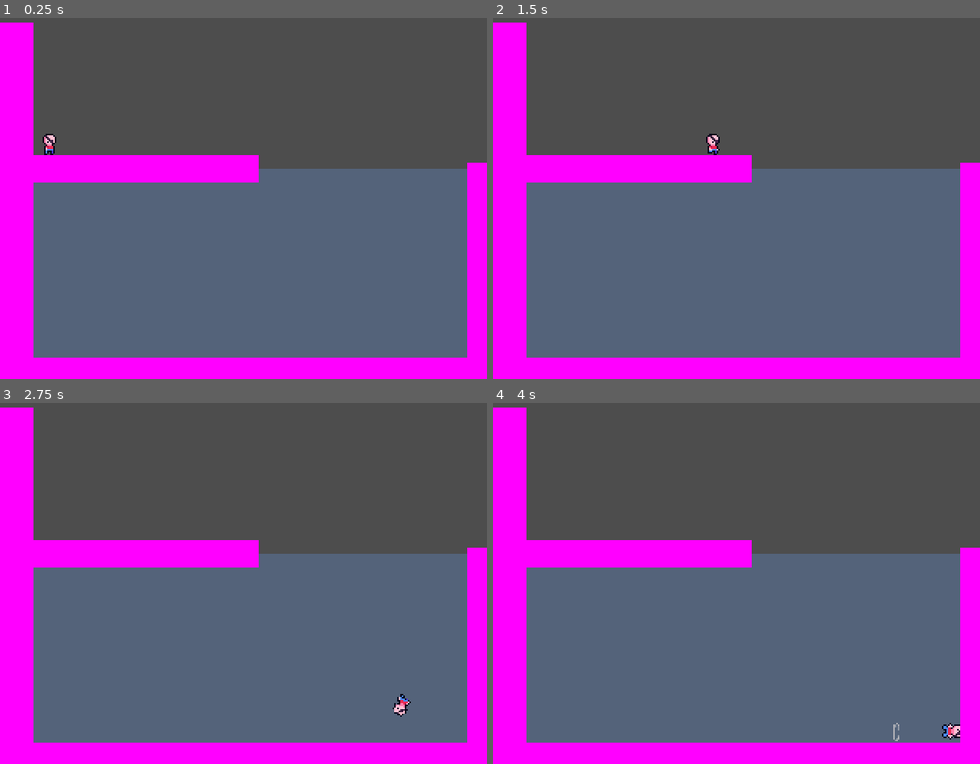
Above: before the commit, frames 1-4 (two rows, left to right).
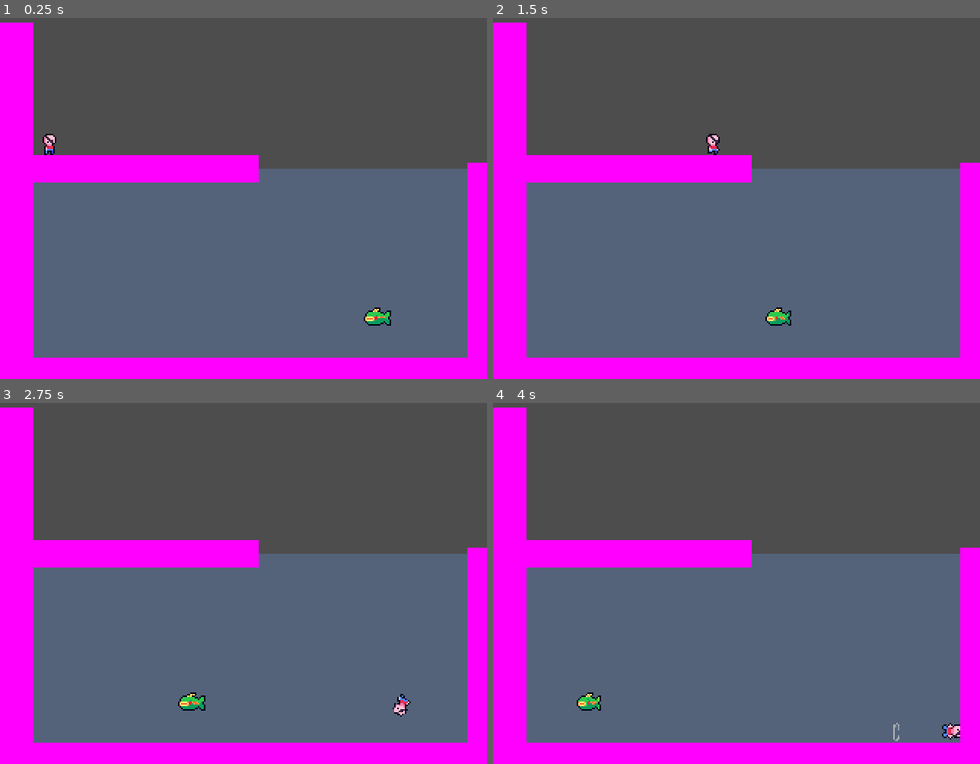
Above: after the commit, the same moments.

Repository: lilyyllyyllyly/PirateGame
Game: Godot game, scene res://Scenes/main.tscn
Same seed, same stepped clock (60 frames per second), same inputs: the game is played once before the commit and once after it.
Inputs:
- Up to frame 1 (0.25 s): no input
- Up to frame 2 (1.5 s): hold D (right) from 0.53 s (still down); tap Space (jump) at 0.77 s
- Up to frame 3 (2.75 s): tap Space (jump) at 1.52 s; release D (right) at 2.03 s; hold A (left) from 2.03 s (still down)
- Up to frame 4 (4 s): release A (left) at 2.78 s; hold D (right) from 2.78 s (still down); tap Space (jump) at 3.02, 3.77 s

The runs differ from the first frame. In frame 1, 0.2% of the frame differs, in the area x 74-81%, y 80-86%; in frame 2, 0.2%; in frame 3, 0.2%, in the area x 36-43%, y 80-86%; in frame 4, 0.2%.

Commit message:
Make basic enemy fish movement

Diff:
--- a/Scenes/Fish.tscn
+++ b/Scenes/Fish.tscn
@@ -8,6 +8,9 @@
 [ext_resource type="Texture2D" uid="uid://6k614ammbm2y" path="res://Sprites/Enemies/Fish/fish5.png" id="6_t248q"]
 [ext_resource type="Texture2D" uid="uid://6ls8jc8mvt68" path="res://Sprites/Enemies/Fish/fish6.png" id="7_umtwy"]
 [ext_resource type="Texture2D" uid="uid://tu3ngy7a8127" path="res://Sprites/Enemies/Fish/fish7.png" id="8_f4i14"]
+[ext_resource type="Script" path="res://Scripts/Input/PathInput.gd" id="9_g7ymi"]
+[ext_resource type="Script" path="res://Scripts/Animation/Enemies/GreenFishAnimation.gd" id="9_lrugc"]
+[ext_resource type="Script" path="res://Scripts/Movement/Calculators/WaterMovement.gd" id="9_ok81n"]
 
 [sub_resource type="CircleShape2D" id="CircleShape2D_hul5d"]
 radius = 5.0
@@ -37,6 +40,7 @@
 [node name="Fish" type="CharacterBody2D"]
 motion_mode = 1
 script = ExtResource("1_ssdl7")
+move_path = NodePath("WaterMovement")
 
 [node name="CollisionShape2D" type="CollisionShape2D" parent="."]
 shape = SubResource("CircleShape2D_hul5d")
@@ -44,7 +48,23 @@
 [node name="Sprite2D" type="Sprite2D" parent="."]
 texture = ExtResource("1_o4tsg")
 
-[node name="AnimationPlayer" type="AnimationPlayer" parent="."]
+[node name="AnimationPlayer" type="AnimationPlayer" parent="." node_paths=PackedStringArray("sprite", "input")]
 libraries = {
 "": SubResource("AnimationLibrary_giypl")
 }
+script = ExtResource("9_lrugc")
+sprite = NodePath("../Sprite2D")
+input = NodePath("../WaterMovement/PathInput")
+
+[node name="WaterMovement" type="Node" parent="."]
+script = ExtResource("9_ok81n")
+body_path = NodePath("..")
+water_speed_base = 50.0
+water_speed_max = 50.0
+water_accel = 100.0
+input_path = NodePath("PathInput")
+
+[node name="PathInput" type="Node" parent="WaterMovement" node_paths=PackedStringArray("fish")]
+script = ExtResource("9_g7ymi")
+fish = NodePath("../..")
+dist_threshold = 5.0
--- a/Scenes/main.tscn
+++ b/Scenes/main.tscn
@@ -1,7 +1,9 @@
-[gd_scene load_steps=5 format=3 uid="uid://dnf3ma84l7881"]
+[gd_scene load_steps=8 format=3 uid="uid://dnf3ma84l7881"]
 
 [ext_resource type="PackedScene" uid="uid://d3hqdk77sg32n" path="res://Scenes/Player.tscn" id="1_s0pd8"]
 [ext_resource type="PackedScene" uid="uid://lbk0irkrw228" path="res://Scenes/Water.tscn" id="2_5kyod"]
+[ext_resource type="PackedScene" uid="uid://lqch233gcdkv" path="res://Scenes/Fish.tscn" id="3_x5xep"]
+[ext_resource type="Script" path="res://Scripts/CustomResources/PathResource.gd" id="4_kopuq"]
 
 [sub_resource type="RectangleShape2D" id="RectangleShape2D_pg28c"]
 size = Vector2(10, 10)
@@ -9,6 +11,11 @@
 [sub_resource type="NoiseTexture2D" id="NoiseTexture2D_ep3fm"]
 width = 10
 height = 10
+
+[sub_resource type="Resource" id="Resource_7dbd7"]
+resource_local_to_scene = true
+script = ExtResource("4_kopuq")
+points = PackedVector2Array(250, 200, 50, 200, 50, 150, 250, 150)
 
 [node name="Main" type="Node2D"]
 
@@ -62,3 +69,11 @@
 [node name="Water" parent="." instance=ExtResource("2_5kyod")]
 position = Vector2(162, 177)
 scale = Vector2(30, 15)
+
+[node name="Fish" parent="." instance=ExtResource("3_x5xep")]
+position = Vector2(250, 200)
+
+[node name="PathInput" parent="Fish/WaterMovement" index="0"]
+path = SubResource("Resource_7dbd7")
+
+[editable path="Fish"]
--- /dev/null
+++ b/Scripts/Animation/Enemies/GreenFishAnimation.gd
@@ -0,0 +1,10 @@
+class_name GreenFishAnimation extends AnimationPlayer
+
+@export var sprite: Sprite2D
+@export var input: GenericInput
+
+func _ready():
+	play("fish")
+
+func _process(delta):
+	sprite.flip_h = input.direction.x > 0 || (input.direction.x == 0 && sprite.flip_h)
--- /dev/null
+++ b/Scripts/CustomResources/PathResource.gd
@@ -0,0 +1,6 @@
+class_name PathResource extends Resource
+
+@export var points : PackedVector2Array
+
+func _init(p_points = []):
+	points = p_points
--- /dev/null
+++ b/Scripts/Input/PathInput.gd
@@ -0,0 +1,12 @@
+class_name PathInput extends GenericInput
+
+@export var fish: Node2D
+@export var path: PathResource
+@export var dist_threshold: float
+var curr_point = 0
+
+func get_direction():
+	if fish.position.distance_to(path.points[curr_point]) <= dist_threshold:
+		curr_point = (curr_point + 1) % path.points.size()
+
+	return (path.points[curr_point] - fish.position).normalized()
Not shown: 1 places in Scenes/Fish.tscn that only renumber resources
